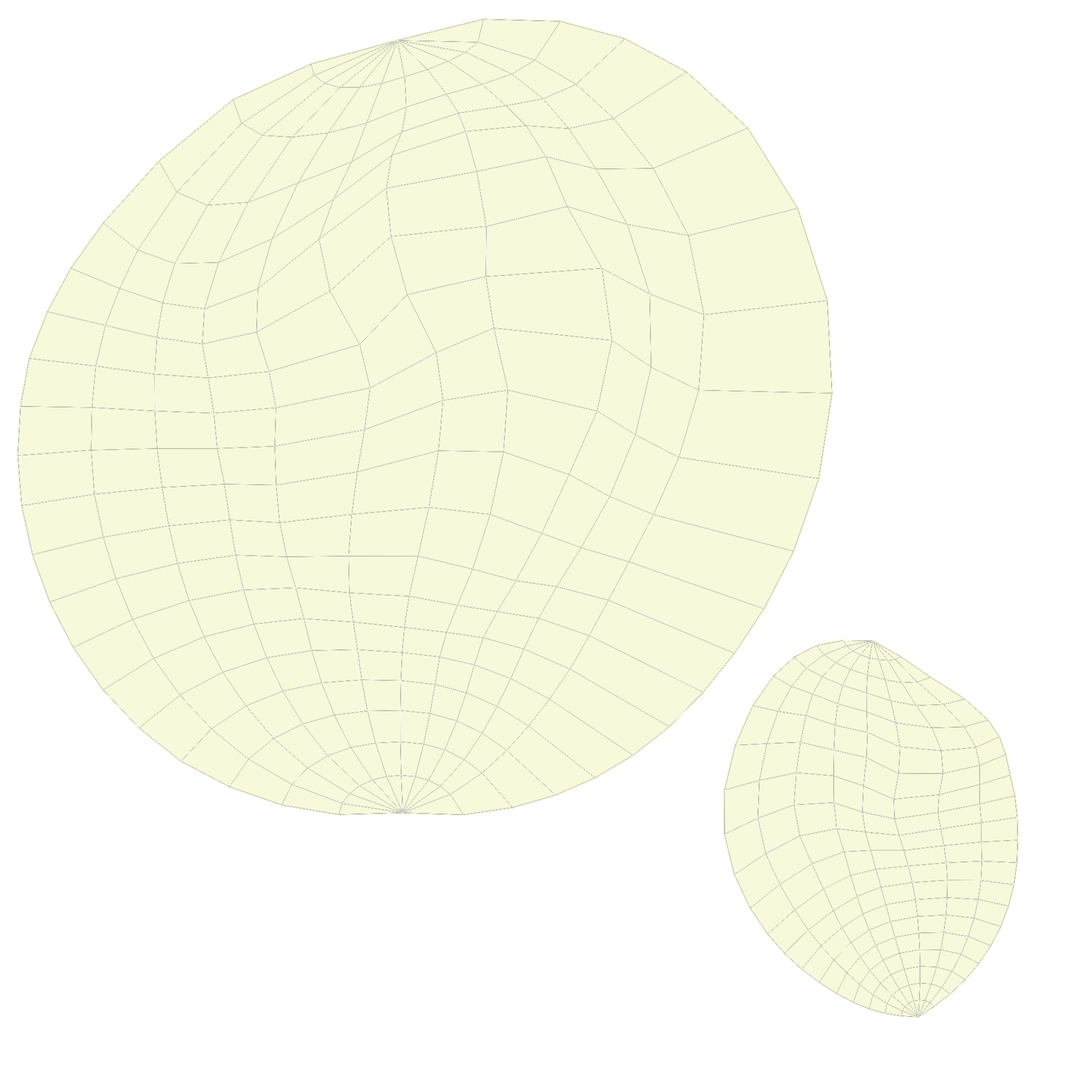
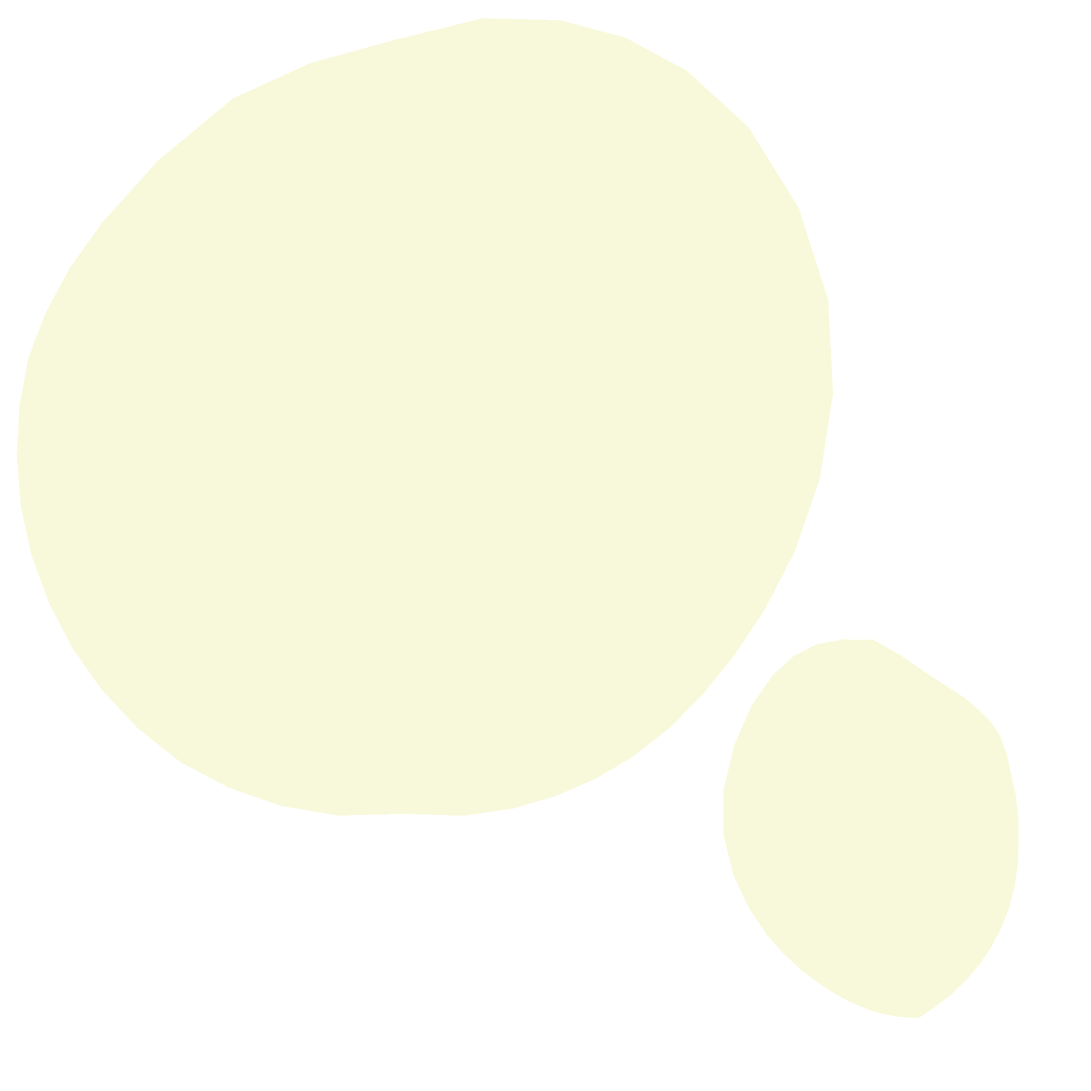
Before/after of a 1091 x 1091 layered artwork. What changed in the layer stack:
hid "图层 0" over (17, 18, 1019, 1018)
